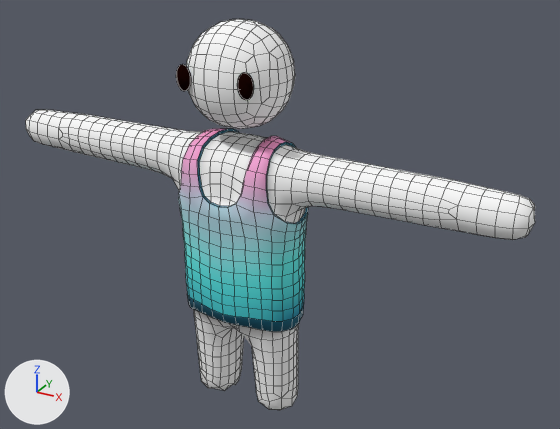
A saved change to the Blender file Assets/Models/Attire/NormalAISkin.blend.
Camera for both pictures: a 50 mm camera at (1.231, -2.01, 1.738) aimed at (0.097, 0.051, 0.707). Lighting does not change. The marker at lower left points along +X, +Y and +Z. Mesh edges are drawn as thin lines.

Objects in the first picture: 'Shirt_TankTop.001'.
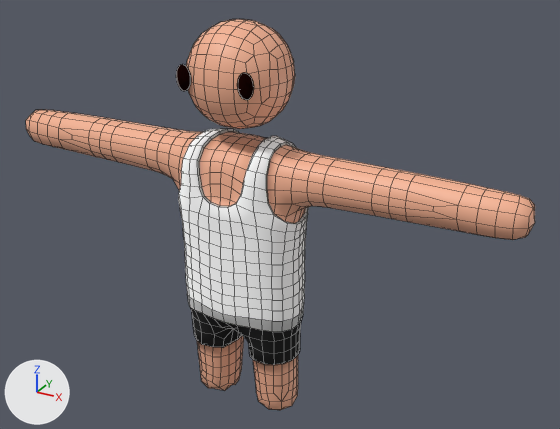
Where the change shows, as pixel boxes (x1, y1, x2, y2) in the pictures (560 x 429 px; the box of a moved part takes in the faces that stretch with it):
'Shirt_TankTop.001', recoloured, reshaped
    both: (26, 19, 535, 410)
part 1 of me_plane_016, moved or reshaped
    before: (193, 309, 299, 409)
    after: (189, 305, 301, 409)
part 2 of me_plane_016, cut back
    both: (323, 159, 469, 231)
part 3 of me_plane_016, cut back
    both: (59, 113, 165, 171)
part 4 of me_plane_016, recoloured
    both: (178, 129, 308, 332)
part 5 of me_plane_016, recoloured (white to beige)
    both: (26, 19, 535, 410)

Edits to the bpy script that builds the scene:
```text
Change mat_material_021:
    remove n0 = _N.new('ShaderNodeBsdfPrincipled'); n0.name = 'Principled BSDF'
    remove n0.distribution = 'GGX'
    remove n0.subsurface_method = 'BURLEY'
    remove n0.inputs[2].default_value = 1.0  # 'Roughness'
    add n3 = _N.new('ShaderNodeBsdfDiffuse'); n3.name = 'Diffuse BSDF'
    add n3.inputs[1].default_value = 1.0  # 'Roughness'
    where n1 = _N.new('ShaderNodeOutputMaterial'); n1.name = 'Material Output'
    where n2 = _N.new('ShaderNodeVertexColor'); n2.name = 'Vertex Color'
    remove _L.new(n0.outputs[0], n1.inputs[0])  # 'BSDF' to 'Surface'
    remove _L.new(n2.outputs[0], n0.inputs[0])  # 'Color' to 'Base Color'
    add _L.new(n3.outputs[0], n1.inputs[0])  # 'BSDF' to 'Surface'
    add _L.new(n2.outputs[0], n3.inputs[0])  # 'Color' to 'Color'
Add mat_material_024:
    mat_material_024 = principled_material('Material.024')
    mat_material_024.base_color = (0.929, 0.454, 0.294)  # beige #f7b494
Change me_plane_016:
    used by ob_shirt_tanktop_001; location = (0.0, 0.0, 0.0)
    remove me_plane_016.from_pydata(...)  # 1532 vertices, 1508 faces; spans x -0.91..0.91, y -0.18..0.14, z 0.0..1.34
    remove me_plane_016.materials.append(mat_material_012)
    add me_plane_016.from_pydata(...)  # 1424 vertices, 1398 faces; spans x -0.91..0.91, y -0.18..0.14, z 0.0..1.34
    me_plane_016 part 1
    51 vertices are removed from x -0.19..0.19, y -0.14..0.1, z 0.08..0.38
    118 faces are deleted
    6 vertices in x 0.16..0.19, y -0.02..0.06, z 0.28..0.33 move by (0.01, 0.0, -0.05)
    6 vertices in x -0.19..-0.16, y -0.02..0.06, z 0.28..0.33 move by (-0.01, 0.0, -0.05)
    27 vertices move from x -0.2..0.2, y -0.08..0.13, z 0.22..0.36 to x -0.2..0.2, y -0.08..0.11, z 0.22..0.33
    47 vertices are added at x -0.19..0.19, y -0.13..0.1, z 0.06..0.34
    8 new vertices lie (0.0, 0.0, -0.05) away from vertices in x -0.2..0.2, y -0.08..0.08, z 0.28..0.36
    108 new faces join them, mat_material_021
    12 new faces join them, mat_material_024 (beige #f7b493)
    me_plane_016 part 2
    58 vertices are removed from x 0.37..0.7, y -0.1..0.05, z 0.82..0.96
    85 faces are deleted
    2 vertices are added at (0.65, -0.09, 0.89), (0.65, -0.09, 0.9)
    29 new faces join them, mat_material_024 (beige #f7b493)
    me_plane_016 part 3
    58 vertices are removed from x -0.7..-0.37, y -0.1..0.05, z 0.82..0.96
    85 faces are deleted
    2 vertices are added at (-0.65, -0.09, 0.89), (-0.65, -0.09, 0.9)
    29 new faces join them, mat_material_024 (beige #f7b493)
    me_plane_016 part 4: 452 kept faces spanning x -0.21..0.21, y -0.17..0.14, z 0.23..0.99 get new vertex colours
    me_plane_016 part 5: 732 faces spanning x -0.91..0.91, y -0.18..0.14, z 0.0..1.34 switch from mat_material_021 to mat_material_024 (beige #f7b493)
```
